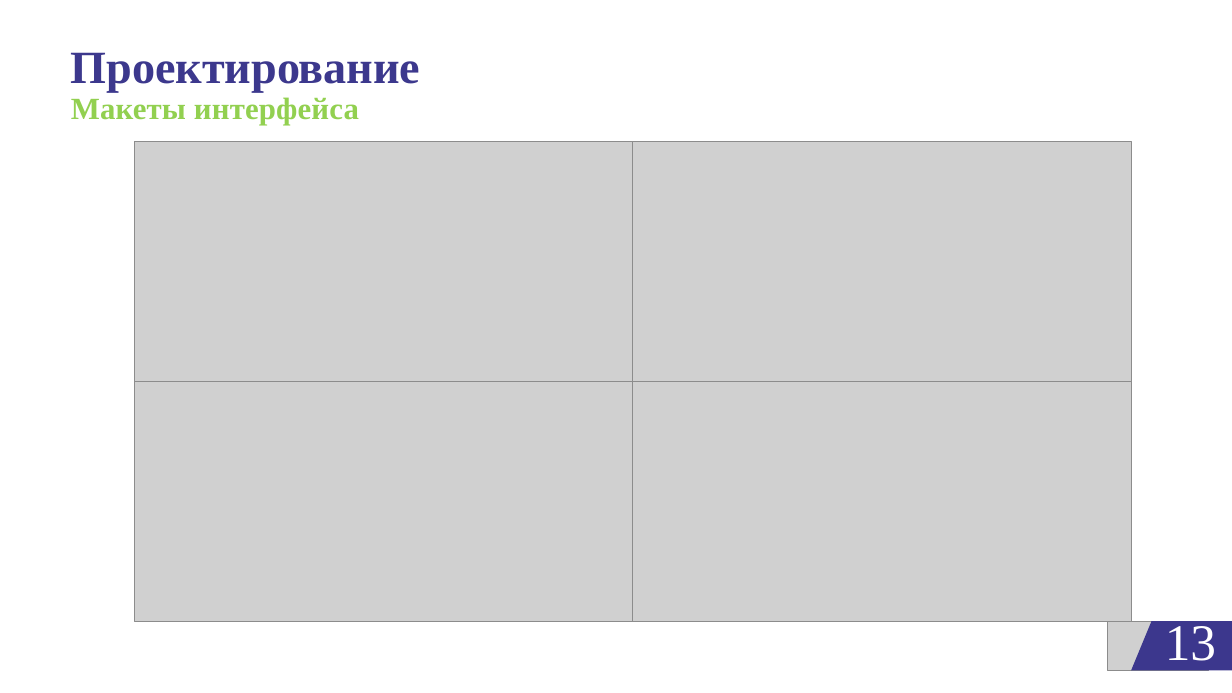
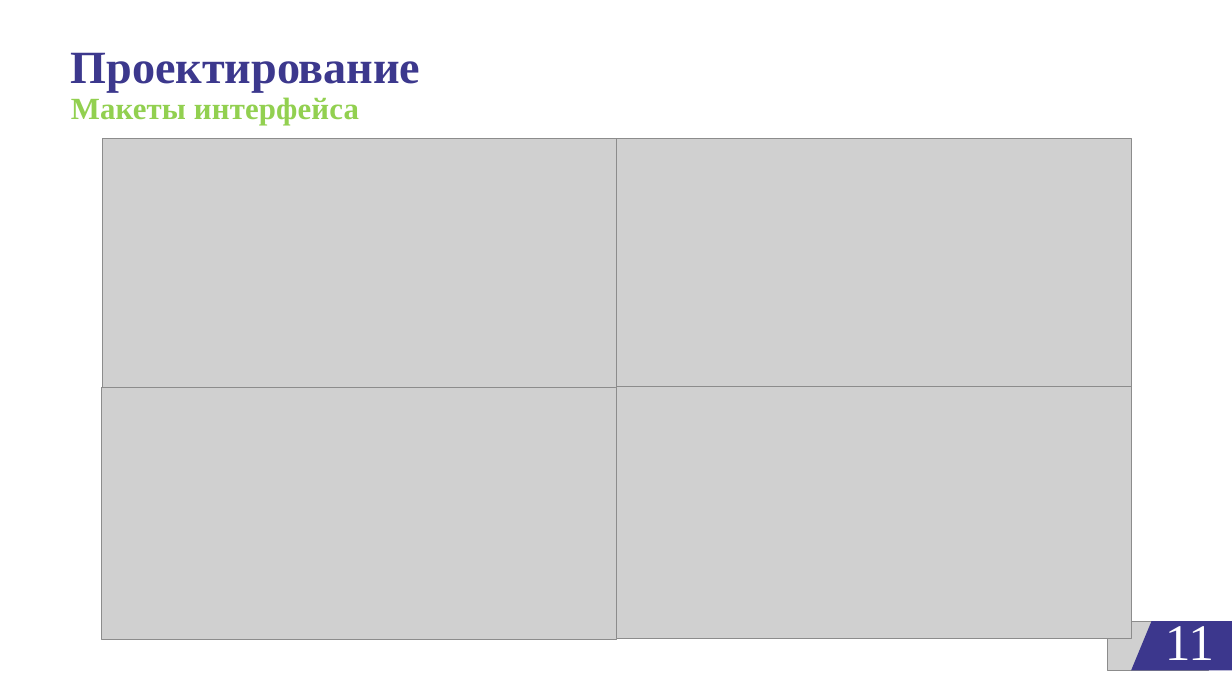
Before and after one commit to egorbeckish/Baccalaureate, a slide deck: slide 11 of 4 FOURTH COURSE/Semester 8/ДИПЛОМ/Отчеты/Презентация_Бекиш Е.П. 2025.pptx (slide 13 before the commit). Drawn at 1232x693 pixels with LibreOffice and Linux fonts; fonts in the diff are those of the drawing; grey boxes stand for pictures; background and template pictures are left out. Boxes give left, top, right and bottom in pixels: in the first picture for what was removed or moved away, otherwise in the second. Text is boxed around its words. In the diff, an @@ line names an element or a change of style, - is before the commit and + after.

```diff
--- a/4 FOURTH COURSE/Semester 8/ДИПЛОМ/Отчеты/Презентация_Бекиш Е.П. 2025.pptx
+++ b/4 FOURTH COURSE/Semester 8/ДИПЛОМ/Отчеты/Презентация_Бекиш Е.П. 2025.pptx
@@ picture resized from (x1=134, y1=141, x2=632, y2=382) to (x1=103, y1=139, x2=618, y2=391) @@
@@ picture resized from (x1=633, y1=141, x2=1131, y2=382) to (x1=616, y1=139, x2=1132, y2=391) @@
@@ picture resized from (x1=134, y1=382, x2=632, y2=622) to (x1=102, y1=388, x2=617, y2=640) @@
@@ picture resized from (x1=633, y1=382, x2=1131, y2=622) to (x1=616, y1=387, x2=1132, y2=640) @@
@@ page number at (x1=1165, y1=620, x2=1214, y2=671): text changed @@
-13
+11
```
Also in this commit, not shown: 12 other slides changed, 3 slides removed, 12 other files.
